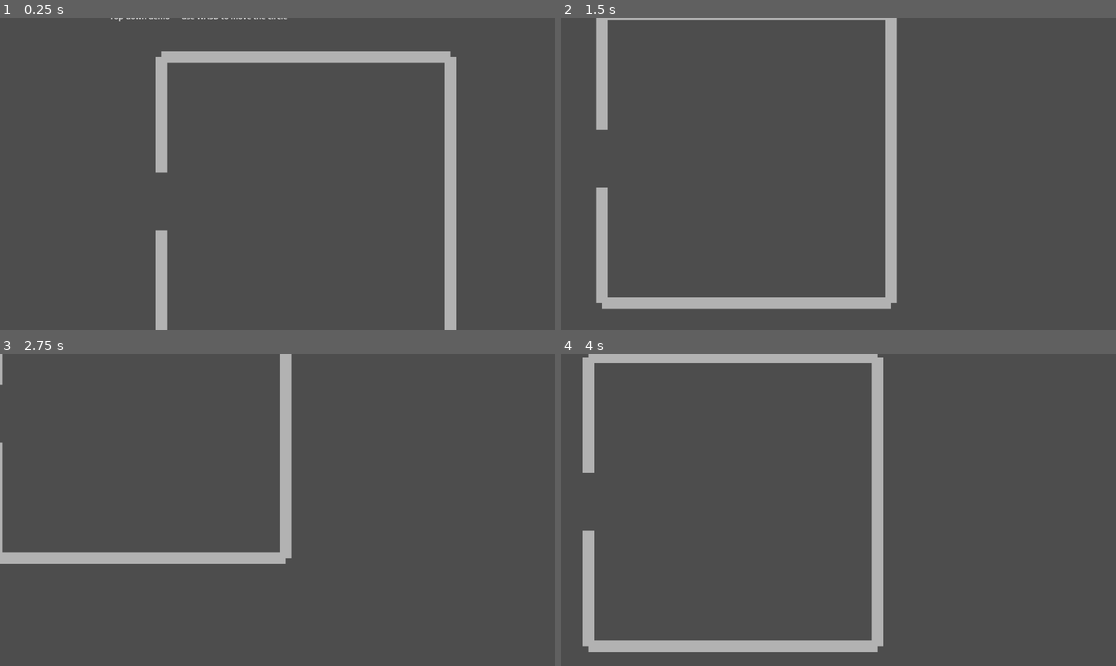
Above: before the commit, frames 1-4 (two rows, left to right).
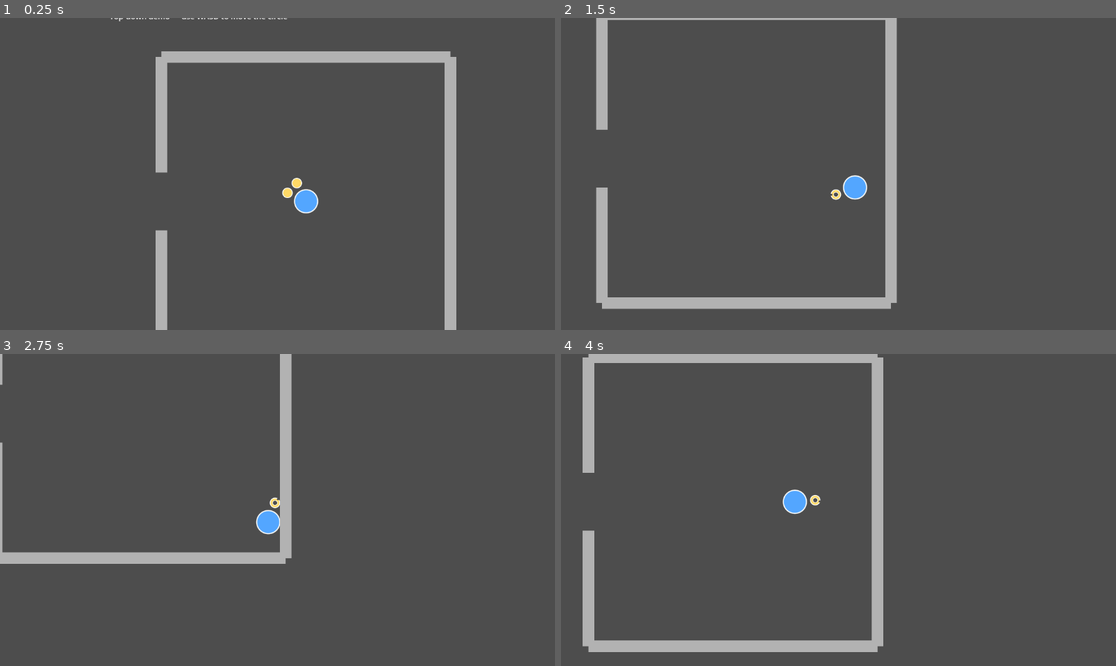
Above: after the commit, the same moments.

Repository: AnthonyThomasson/Example-Godot
Game: Godot game, scene res://scenes/main.tscn
Same seed, same stepped clock (60 frames per second), same inputs: the game is played once before the commit and once after it.
Inputs (mouse positions are in pixels of both pictures, inside the frame that each line leads up to):
- Up to frame 1 (0.25 s): no input
- Up to frame 2 (1.5 s): move the mouse to (960, 158) at 0.52 s; hold D (move_right) 0.53-1.28 s; tap 1 (item_1) at 0.6 s; move the mouse to (727, 189) at 1.27 s; hold S (move_down) from 1.28 s (still down); tap 2 (item_2) at 1.35 s
- Up to frame 3 (2.75 s): move the mouse to (333, 441) at 2.02 s; release S (move_down) at 2.03 s; hold D (move_right) from 2.03 s (still down); tap 3 (item_3) at 2.1 s
- Up to frame 4 (4 s): move the mouse to (810, 572) at 2.77 s; release D (move_right) at 2.78 s; hold W (move_up) 2.78-3.53 s; tap 4 (item_4) at 2.85 s; move the mouse to (1005, 556) at 3.52 s; hold A (move_left) from 3.53 s (still down); tap 5 (item_5) at 3.6 s

The runs differ from the first frame. In frame 1, 0.4% of the frame differs, in the area x 50-58%, y 51-63%; in frame 2, 0.3%; in frame 3, 0.3%; in frame 4, 0.3%.
Error before the commit: Parse Error: Cannot infer the type of "item_def" variable because the value doesn't have a set type. (res://scenes/player/player_visuals.gd:30)
Error after the commit: Invalid access to property or key 'position' on a base object of type 'null instance'. (res://scenes/main.gd:14)

Commit message:
Add explicit type annotations to player_visuals.gd
Fix type inference errors by adding explicit types:
- _current_item: int
- item_def: Dictionary

This satisfies Godot's static type checker.

Diff:
--- a/scenes/player/player_visuals.gd
+++ b/scenes/player/player_visuals.gd
@@ -11,7 +11,7 @@
 @onready var _control := get_parent()              ## Player — body radius, current_item.
 @onready var _animator := $"../PlayerAnimator"     ## Sibling — hand positions / size.
 
-var _current_item := 1  ## Track the equipped item to decide what to draw.
+var _current_item: int = 1  ## Track the equipped item to decide what to draw.
 
 
 func _process(_delta: float) -> void:
@@ -27,7 +27,7 @@
 	draw_arc(Vector2.ZERO, r, 0.0, TAU, 48, Color.WHITE, 2.0, true)
 
 	# Draw hands based on the equipped item's weapon_hand property.
-	var item_def := _control._items.get(_current_item, {})
+	var item_def: Dictionary = _control._items.get(_current_item, {})
 	var weapon_hand: int = item_def.get("weapon_hand", -1)
 
 	if weapon_hand >= 0:
